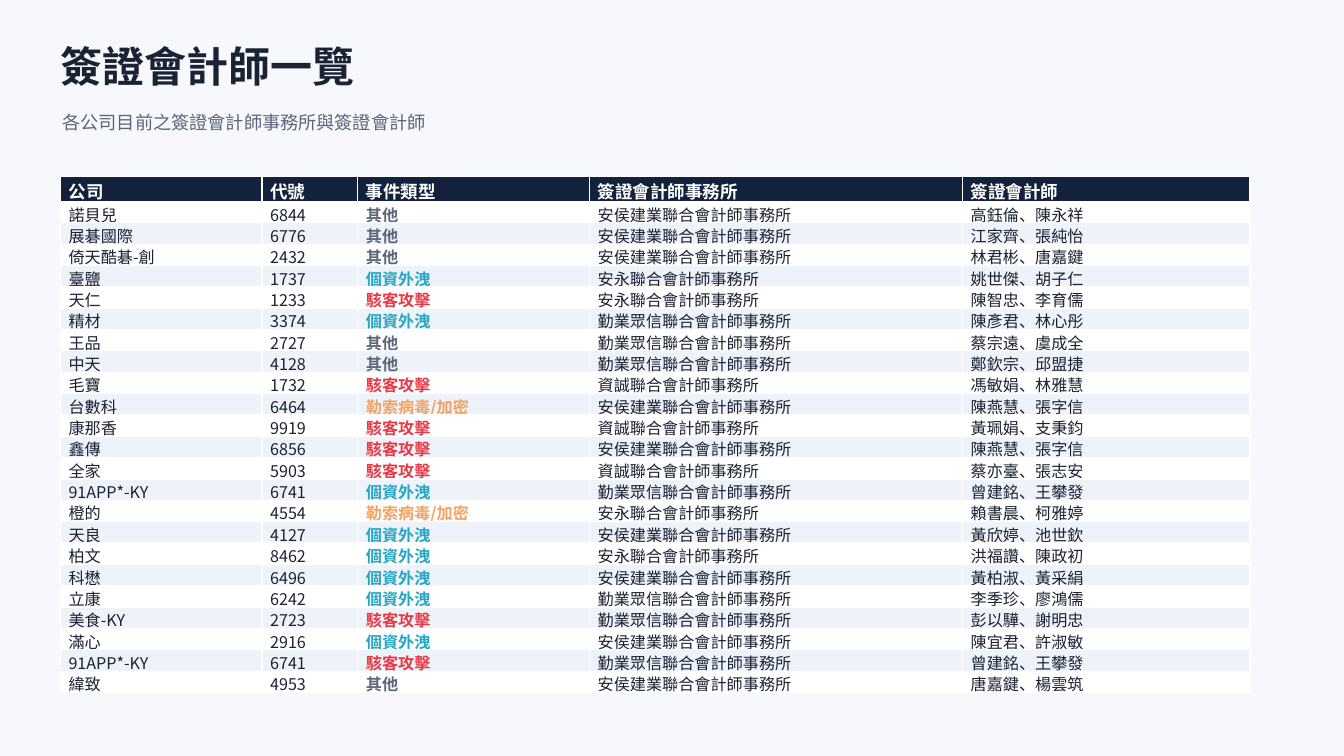
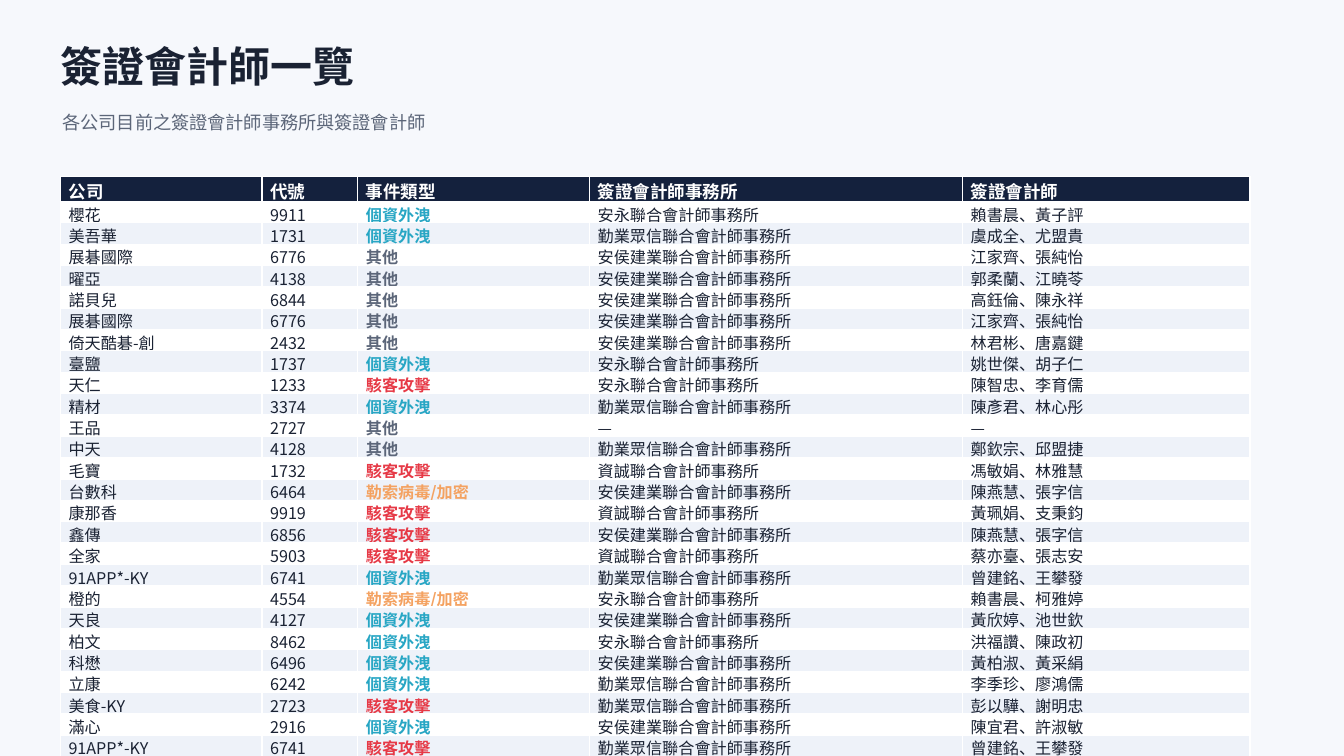
Before and after one commit to Johnnylin77/mops-isec-monitor, a slide deck: slide 4 of 資安事件因應分析.pptx. Drawn at 1344x756 pixels with LibreOffice and Linux fonts; fonts in the diff are those of the drawing. Boxes give left, top, right and bottom in pixels: in the first picture for what was removed or moved away, otherwise in the second. Text is boxed around its words. In the diff, an @@ line names an element or a change of style, - is before the commit and + after.

```diff
--- a/資安事件因應分析.pptx
+++ b/資安事件因應分析.pptx
@@ table at (60, 176, 1250, 756) @@
+row 2: 櫻花 | 9911 | 個資外洩 | 安永聯合會計師事務所 | 賴書晨、黃子評
+row 3: 美吾華 | 1731 | 個資外洩 | 勤業眾信聯合會計師事務所 | 虞成全、尤盟貴
+row 4: 展碁國際 | 6776 | 其他 | 安侯建業聯合會計師事務所 | 江家齊、張純怡
+row 5: 曜亞 | 4138 | 其他 | 安侯建業聯合會計師事務所 | 郭柔蘭、江曉苓
-row 12, column 4: 勤業眾信聯合會計師事務所
+row 12, column 4: —
-row 12, column 5: 蔡宗遠、虞成全
+row 12, column 5: —
-row 24: 緯致 | 4953 | 其他 | 安侯建業聯合會計師事務所 | 唐嘉鍵、楊雲筑
```
Also in this commit, not shown: 9 other slides changed, 1 slide added, 2 other files.
